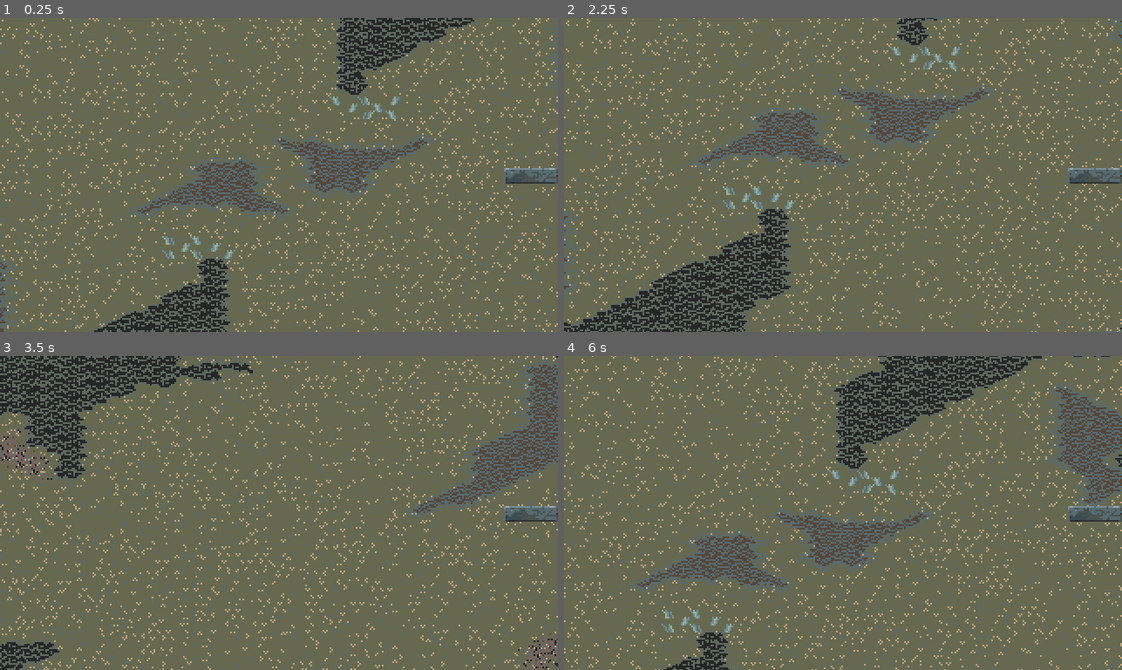
Above: before the commit, frames 1-4 (two rows, left to right).
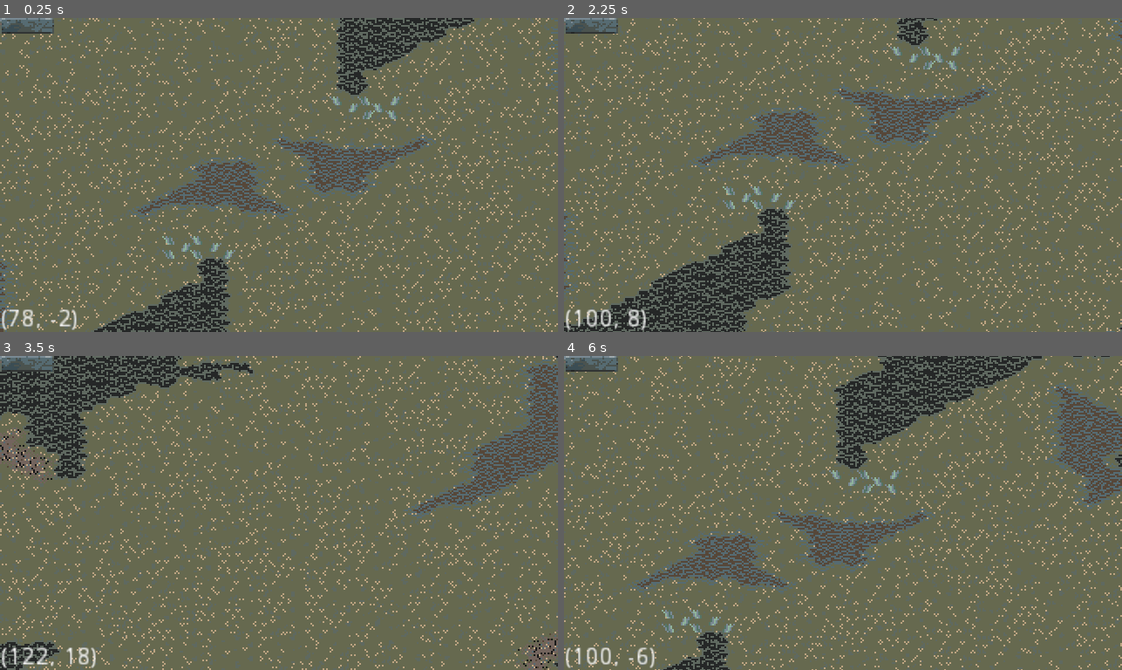
Above: after the commit, the same moments.

Repository: SimonasLetukas/low-age-prototype-godot
Game: Godot game, scene res://Client/Game.tscn
The game is run twice, just before and just after one commit, with the same random seed, the same clock (stepped at 60 frames per second) and the same inputs.
Inputs (mouse positions are in pixels of both pictures, inside the frame that each line leads up to; where the layout moved, square brackets give the same spot in the first picture):
- Up to frame 1 (0.25 s): no input
- Up to frame 2 (2.25 s): move the mouse to (965, 159) at 0.52 s; press the mouse at (965, 159) at 0.53 s; hold Right (ui_right) 0.53-1.25 s; release the mouse at (965, 159) at 1.25 s; click (591, 24) [1094, 175] at 1.25 s; tap Enter at 2 s; move the mouse to (731, 190) at 2.02 s; hold Down (ui_down) from 2.03 s (still down); click (731, 190) at 2.1 s
- Up to frame 3 (3.5 s): move the mouse to (334, 443) at 2.77 s; release Down (ui_down) at 2.78 s; press the mouse at (334, 443) at 2.78 s; hold Right (ui_right) from 2.78 s (still down)
- Up to frame 4 (6 s): tap Space at 3.5 s; move the mouse to (815, 575) at 3.52 s; release Right (ui_right) at 3.53 s; release the mouse at (815, 575) at 3.53 s; hold Up (ui_up) 3.53-4.28 s; click (815, 575) at 3.6 s; move the mouse to (1010, 560) at 4.27 s; press the mouse at (1010, 560) at 4.28 s; hold Left (ui_left) 4.28-5.78 s; tap Enter at 5 s; move the mouse to (675, 465) at 5.02 s; release the mouse at (675, 465) at 5.03 s; click (675, 465) at 5.1 s; move the mouse to (870, 513) at 5.77 s; press the mouse at (870, 513) at 5.78 s; hold Down (ui_down) from 5.78 s (still down)

The runs differ from the first frame. In frame 1, 1.2% of the frame differs, in the area x 0-100%, y 0-100%; in frame 2, 1.2%; in frame 3, 1.1%; in frame 4, 1.3%.

Commit message:
Added debug label which displays hovered tile coordinates; disabled camera drag when mouse is on UI element

Diff:
--- a/Client/Camera/Camera.gd
+++ b/Client/Camera/Camera.gd
@@ -20,6 +20,7 @@
 onready var viewport_size: Vector2 = get_viewport().get_size_override()
 onready var previous_position: Vector2 = Vector2(0, 0)
 onready var camera_is_moving: bool = false
+onready var mouse_is_on_ui: bool = false
 onready var tile_width: int = Constants.tile_width
 onready var tile_height: int = Constants.tile_height
 
@@ -45,8 +46,9 @@
 
 	if Input.is_action_pressed("mouse_left"):
 		if camera_is_moving == false:
-			previous_position = mouse_pos
-			camera_is_moving = true
+			if mouse_is_on_ui == false:
+				previous_position = mouse_pos
+				camera_is_moving = true
 		else:
 			self.position += (previous_position - mouse_pos) * self.zoom
 			previous_position = mouse_pos
@@ -166,3 +168,9 @@
 	map_width_pixels = map_size.x * tile_width
 	map_height_pixels = map_size.y * tile_height
 	set_limits()
+
+func _on_UI_mouse_entered():
+	mouse_is_on_ui = true
+
+func _on_UI_mouse_exited():
+	mouse_is_on_ui = false
--- a/Client/Game.tscn
+++ b/Client/Game.tscn
@@ -18,6 +18,8 @@
 limit_vertical_margin = -10
 
 [node name="UI" parent="." instance=ExtResource( 4 )]
+debug_enabled = false
+[connection signal="new_tile_hovered" from="Map" to="UI" method="_on_Map_new_tile_hovered"]
 [connection signal="celestium_found" from="MapCreator" to="Map" method="_on_MapCreator_celestium_found"]
 [connection signal="generation_ended" from="MapCreator" to="Map" method="_on_MapCreator_generation_ended"]
 [connection signal="grass_found" from="MapCreator" to="Map" method="_on_MapCreator_grass_found"]
@@ -27,5 +29,7 @@
 [connection signal="mountains_found" from="MapCreator" to="Map" method="_on_MapCreator_mountains_found"]
 [connection signal="scraps_found" from="MapCreator" to="Map" method="_on_MapCreator_scraps_found"]
 [connection signal="starting_position_found" from="MapCreator" to="Map" method="_on_MapCreator_starting_position_found"]
+[connection signal="mouse_entered" from="UI" to="Camera" method="_on_UI_mouse_entered"]
+[connection signal="mouse_exited" from="UI" to="Camera" method="_on_UI_mouse_exited"]
 
 [editable path="Map"]
--- a/Client/Maps/Map.gd
+++ b/Client/Maps/Map.gd
@@ -1,9 +1,12 @@
 extends Node2D
+
+export(bool) var debug_enabled = true
 
 var tile_width: int
 var tile_height: int
 var map_size: Vector2
 var starting_positions: PoolVector2Array
+var tile_hovered: Vector2
 
 # TileMaps used for visual component
 onready var grass: TileMap = $Grass
@@ -17,8 +20,17 @@
 onready var tilemap_mountains_index: int = 4
 
 signal starting_positions_declared(starting_positions)
+signal new_tile_hovered(tile_hovered)
 
-# world_to_map
+func _process(delta) -> void:
+	var mouse_pos: Vector2 = get_global_mouse_position()
+	var map_pos: Vector2 = get_map_position_from_mouse_position(mouse_pos)
+	if (tile_hovered != map_pos):
+		tile_hovered = map_pos
+		emit_signal("new_tile_hovered", tile_hovered)
+
+func get_map_position_from_mouse_position(mouse_position: Vector2) -> Vector2:
+	return grass.world_to_map(mouse_position)
 
 func update_bitmasks(mountains_fill_offset: int):
 	grass.update_bitmask_region(Vector2(0, 0), Vector2(map_size.x, map_size.y))
--- /dev/null
+++ b/Client/UI/UI.gd
@@ -0,0 +1,24 @@
+extends CanvasLayer
+
+export(bool) var debug_enabled = true
+
+signal mouse_entered
+signal mouse_exited
+
+func _ready():
+	for control in get_children():
+		control.connect("mouse_entered", self, "_on_Control_mouse_entered", [control])
+		control.connect("mouse_exited", self, "_on_Control_mouse_exited", [control])
+
+func _on_Control_mouse_entered(which: Control):
+	if debug_enabled:
+		print ("Control '" + which.name + "' was entered.")
+	emit_signal("mouse_entered")
+
+func _on_Control_mouse_exited(which: Control):
+	if debug_enabled:
+		print ("Control '" + which.name + "' was exited.")
+	emit_signal("mouse_exited")
+
+func _on_Map_new_tile_hovered(tile_hovered: Vector2):
+	$Label.text = tile_hovered as String
--- a/Client/UI/UI.tscn
+++ b/Client/UI/UI.tscn
@@ -1,19 +1,26 @@
-[gd_scene load_steps=4 format=2]
+[gd_scene load_steps=5 format=2]
 
 [ext_resource path="res://Client/UI/button hover.png" type="Texture" id=1]
 [ext_resource path="res://Client/UI/button.png" type="Texture" id=2]
 [ext_resource path="res://Client/UI/button clicked.png" type="Texture" id=3]
+[ext_resource path="res://Client/UI/UI.gd" type="Script" id=4]
 
 [node name="UI" type="CanvasLayer"]
+script = ExtResource( 4 )
+
+[node name="Label" type="Label" parent="."]
+anchor_top = 1.0
+anchor_bottom = 1.0
+margin_top = -14.0
+margin_right = 320.0
+text = "asdaa"
+__meta__ = {
+"_edit_use_anchors_": false
+}
 
 [node name="TextureButton" type="TextureButton" parent="."]
-anchor_left = 1.0
-anchor_top = 0.5
-anchor_right = 1.0
-anchor_bottom = 0.5
-margin_left = -31.0
-margin_top = -4.5
-margin_bottom = 4.5
+margin_right = 31.0
+margin_bottom = 9.0
 texture_normal = ExtResource( 2 )
 texture_pressed = ExtResource( 3 )
 texture_hover = ExtResource( 1 )
